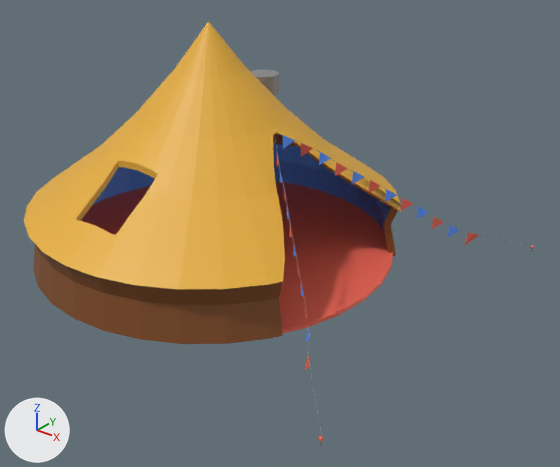
The glTF model models/hut3.glb, before and after one commit.
One viewpoint serves both versions: a 50 mm lens placed at (15.29, -15.93, 10.99), pointed at (2.68, -0.18, 1.22). Lighting does not change. The marker at lower left points along +X, +Y and +Z. Where no turn or scale is listed for an object, it has been applied to the vertices. Vertices at the same position are counted once.

The first picture shows '01 Walls', '02 Roof', '03 Floor'.
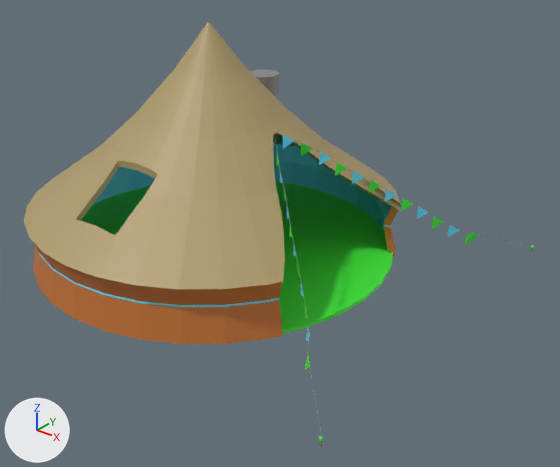
Commit message: Add files via upload
Slightly updated hut3

Where the change shows, as pixel boxes [x1, y1, x2, y2] in the pictures (560 x 467 px):
'02 Roof', recoloured: [24, 21, 534, 444] in both
'01 Walls', recoloured: [33, 143, 398, 344] in both
'03 Floor', recoloured (red to green): [81, 181, 393, 334] in both
part 1 of me_cylinder_007, built on: [33, 160, 396, 344] in both

What changed in the scene script:
```text
Change mat_05_floor:
    mat_05_floor.base_color: (0.8, 0.129, 0.0863) -> (0.0519, 0.8, 0.0405)  # red #e76553 -> green #40e739
Change mat_04_roof:
    mat_04_roof.base_color: (0.8, 0.431, 0.0422) -> (0.434, 0.33, 0.148)  # orange #e7af3a -> brown #b09b6b
Change mat_03_inside:
    mat_03_inside.base_color: (0.107, 0.307, 1.0) -> (0.117, 0.727, 1.0)  # blue #5c96ff -> cyan #60deff
Change mat_01_outside:
    mat_01_outside.base_color: (0.219, 0.0723, 0.0159) -> (0.554, 0.174, 0.0339)  # brown #814c22 -> orange #c47434
Change me_cylinder_007:
    used by ob_01_walls; location = (0.0, 0.0, 0.75)
    remove me_cylinder_007.from_pydata(...)  # 174 vertices, 344 faces; spans x -5.6..4.86, y -5.6..5.6, z -0.8..0.84
    add me_cylinder_007.from_pydata(...)  # 232 vertices, 460 faces; spans x -5.6..4.86, y -5.6..5.6, z -0.8..0.84
    me_cylinder_007 part 1
    116 faces are deleted
    6 vertices are added at (3.69, 3.71, 0.16), (3.69, -3.71, 0.16), (-3.73, -3.71, 0.16), (-3.73, 3.71, 0.16), (4.67, -2.7, 0.17), (4.63, 2.73, 0.16)
    9 new vertices lie (0.0, 0.01, -0.05) away from vertices in x -4.52..2.05, y 3.0..5.41, z 0.21
    9 new vertices lie (0.0, -0.01, -0.05) away from vertices in x -4.52..2.05, y -5.41..-3.0, z 0.21
    8 new vertices lie (0.01, 0.01, -0.05) away from vertices in x 1.0..4.47, y 2.63..5.3, z 0.21..0.25
    8 new vertices lie (0.01, -0.01, -0.05) away from vertices in x 1.0..4.47, y -5.3..-2.68, z 0.21..0.24
    8 new vertices lie (-0.01, 0.0, -0.05) away from vertices in x -5.43..-4.86, y -2.07..2.07, z 0.21
    5 new vertices lie (-0.01, -0.01, -0.05) away from vertices in x -5.32..-2.93, y -4.49..-1.05, z 0.21
    5 new vertices lie (-0.01, 0.01, -0.05) away from vertices in x -5.32..-2.93, y 1.05..4.49, z 0.21
    64 new faces join them, mat_01_outside (orange #c47434)
    168 new faces join them, mat_03_inside (cyan #60deff)
```
